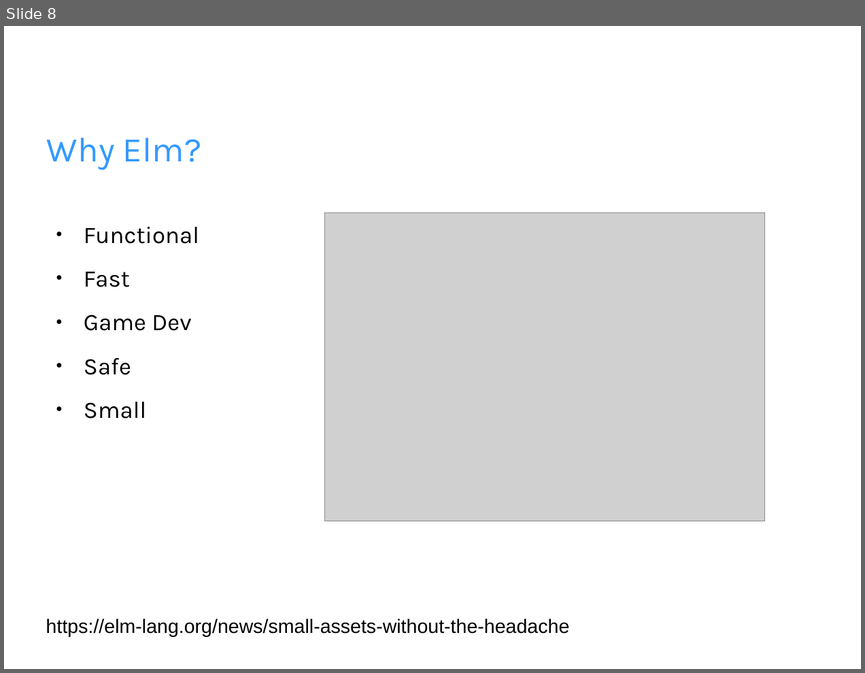
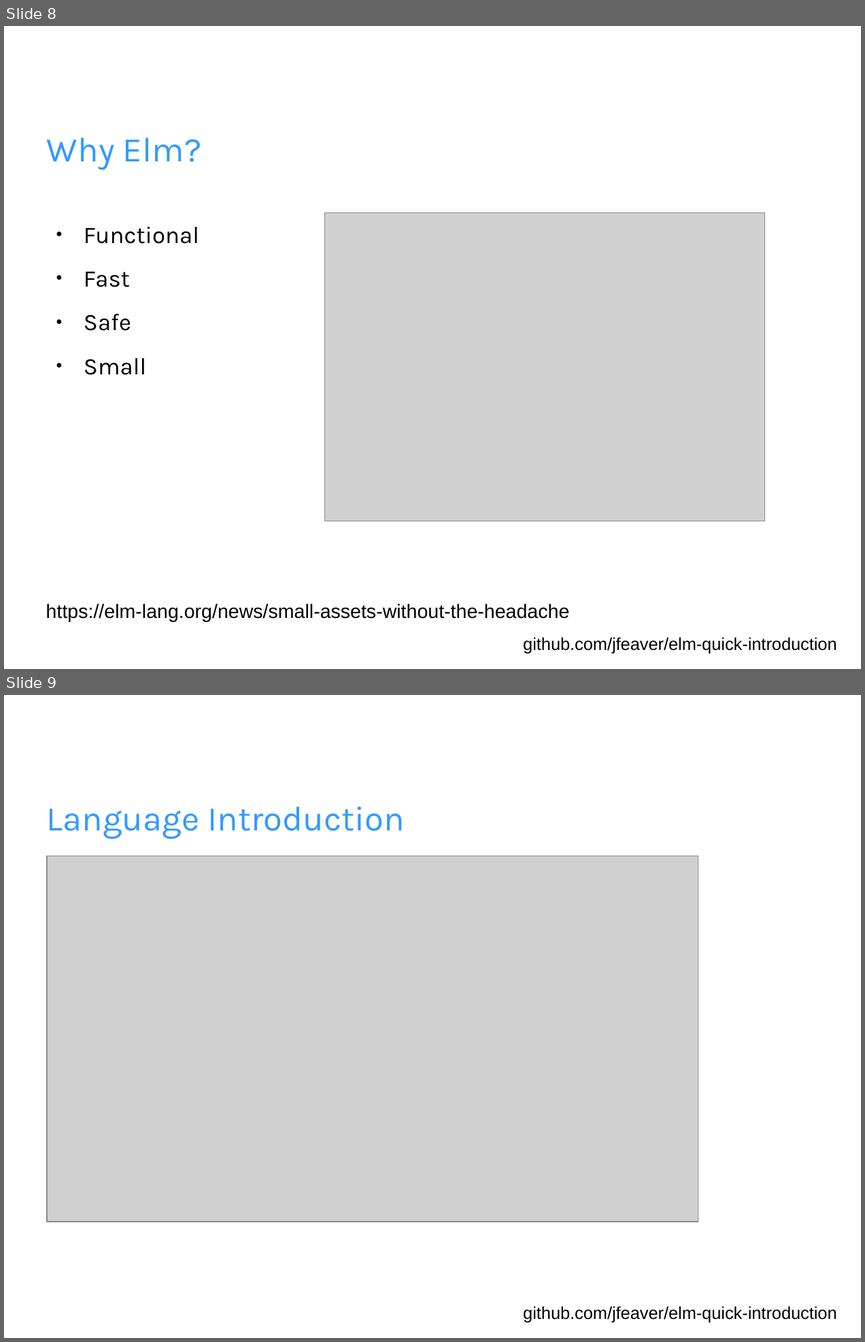
Before and after one commit to jfeaver/elm-quick-introduction, a slide deck: elm-intro.odp. Shown one above the other, each under a label of ours: slide 8 before the commit, slides 8 and 9 after it. The pictures are 865x673 and 865x1342 pixels, drawn with LibreOffice and Linux fonts; fonts in the diff are those of the drawing; grey boxes stand for pictures; background and template pictures are left out. Boxes give left, top, right and bottom in pixels: in the first picture for what was removed or moved away, otherwise in the second. Text is boxed around its words. In the diff, an @@ line names an element or a change of style, - is before the commit and + after.

```diff
--- a/elm-intro.odp
+++ b/elm-intro.odp
@@ slide 9 added at (4,695,861,1338), background picture (left out) @@
@@ title added at (47,807,405,838), 32 pt, text #3399FF @@
+Language Introduction
@@ picture added at (47,856,698,1221) @@
@@ text added at (523,1306,836,1323), 16 pt, text #000000 @@
+github.com/jfeaver/elm-quick-introduction
@@ slide 8 changed as well @@
@@ text at (84,314,191,331): paragraph removed @@
-● Game Dev
@@ text "https://elm-lang.org/news/small-assets-without-the-headache": place and size @@
-text "https://elm-lang.org/news/small-assets-without-the-headache" at (46,618,570,637)
+text "https://elm-lang.org/news/small-assets-without-the-headache" at (46,603,570,621)
@@ text added at (523,637,836,654), 16 pt, text #000000 @@
+github.com/jfeaver/elm-quick-introduction
```
Also in this commit, not shown: 10 other slides changed, 6 other slides added, 3 slides removed, 2 other files.
